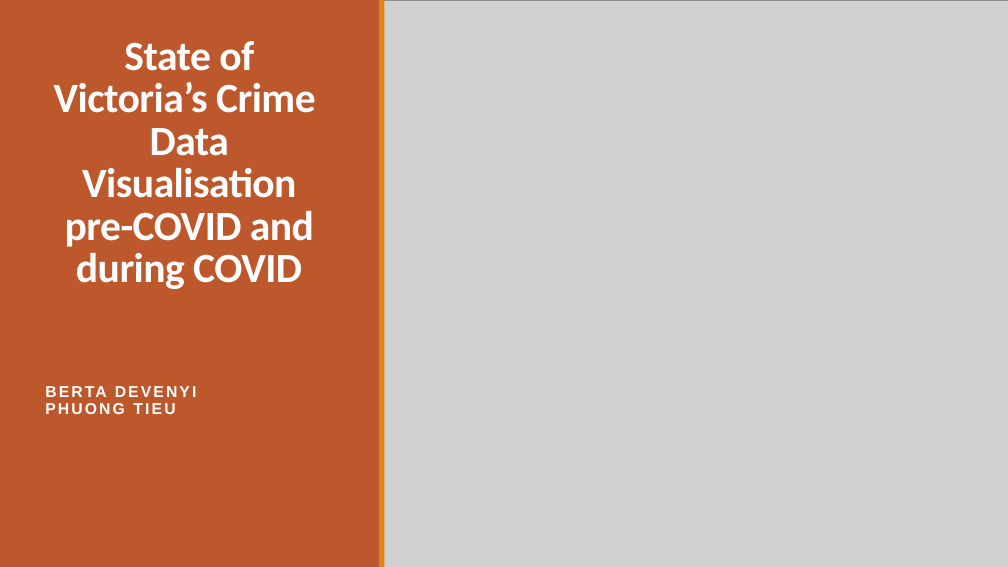
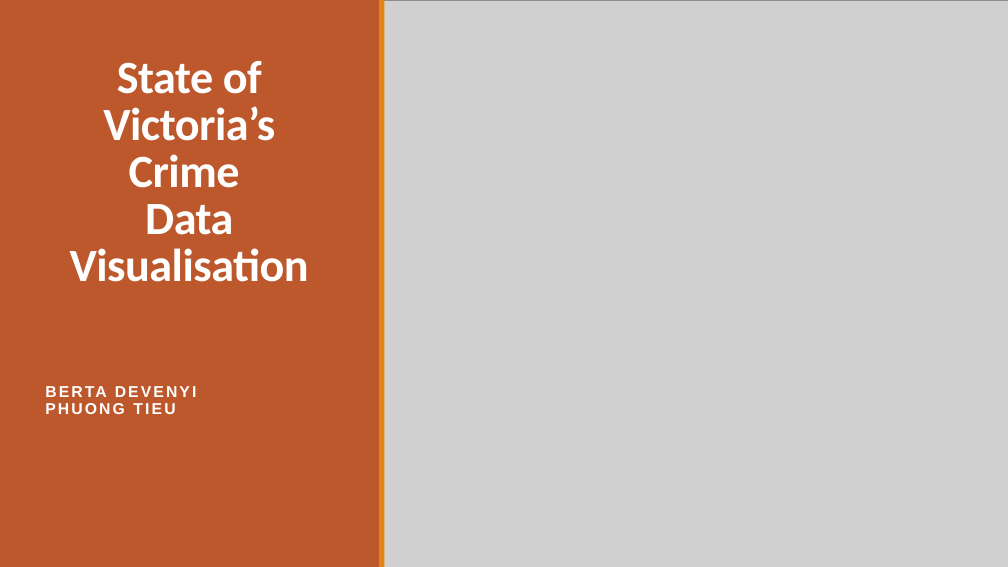
Before and after one commit to PhuongTieuOp/project3, a slide deck: slide 1 of Victoria Crime Data Visualization3.pptx. Drawn at 1008x567 pixels with LibreOffice and Linux fonts; fonts in the diff are those of the drawing; grey boxes stand for pictures. Boxes give left, top, right and bottom in pixels: in the first picture for what was removed or moved away, otherwise in the second. Text is boxed around its words. In the diff, an @@ line names an element or a change of style, - is before the commit and + after.

```diff
--- a/Victoria Crime Data Visualization3.pptx
+++ b/Victoria Crime Data Visualization3.pptx
@@ title at (x1=70, y1=61, x2=309, y2=282): text changed; size 39.6 to 44 pt @@
-State of Victoria’s Crime
-Data Visualisation pre-COVID and during COVID
+State of Victoria’s Crime
+Data Visualisation
```
Also in this commit, not shown: 21 other files.
